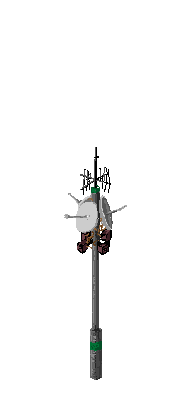
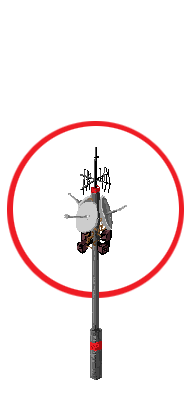
Layered file, before and after one edit (192 × 400). Changes by layer:
hid "Layer 9" over (90, 185, 102, 351)
showed "Layer 4" over (7, 121, 184, 298)
